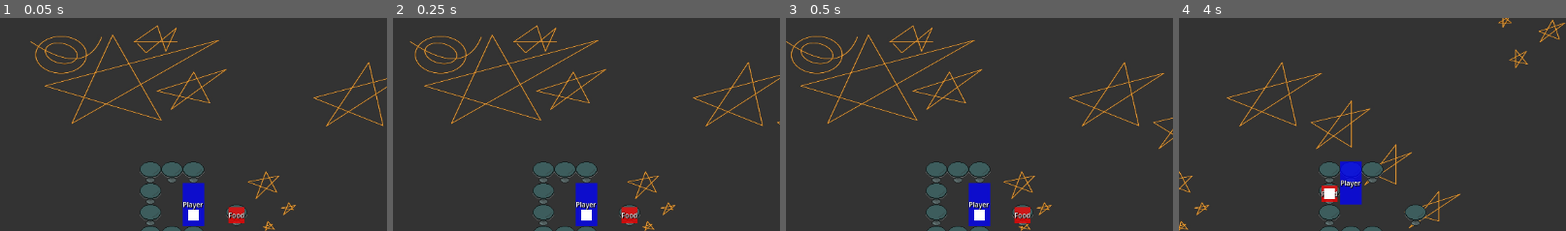
Above: before the commit, frames 1-4 (left to right).
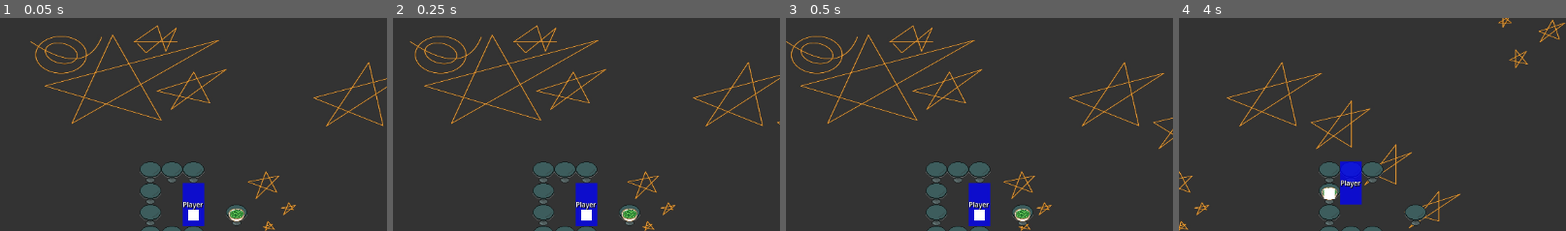
Above: after the commit, the same moments.

Repository: Alexander-Worley/Outer-Plates
Game: Godot game, scene res://Scenes/Restaurant/restaurant.tscn
Same seed, same stepped clock (60 frames per second), same inputs: the game is played once before the commit and once after it. This scene is started directly instead of the project's main scene.
Inputs:
- Up to frame 1 (0.05 s): no input
- Up to frame 2 (0.25 s): no input
- Up to frame 3 (0.5 s): no input
- Up to frame 4 (4 s): tap Enter (ui_accept) at 0.5, 0.77, 1.52, 3.02, 3.77 s; hold Right (ui_right) 0.53-1.28 s; hold Down (ui_down) 1.28-2.03 s; hold Right (ui_right) 2.03-2.78 s; hold Up (ui_up) 2.78-3.53 s; hold Left (ui_left) from 3.53 s (still down)
The pictures show only the part of the screen within x 25-75%, y 2-52%; the shares and areas given below are measured in that part.

The runs differ from the first frame. In frame 1, 0.3% of the frame differs, in the area x 58-64%, y 88-97%; in frame 2, 0.3%; in frame 3, 0.3%; in frame 4, 0.2%.

Commit message:
Added slug food spritesheet

Diff:
--- a/Scenes/Restaurant/Table/table.gd
+++ b/Scenes/Restaurant/Table/table.gd
@@ -1,7 +1,9 @@
 extends Area2D
+
+const CENTER_OF_SURFACE = Vector2(0,0)
 
 # Given a holdable, set it on the surface
 func set_holdable_on_surface(holdableInHand: Area2D):
 	add_child(holdableInHand)
 	holdableInHand.name = "holdableOnSurface"
-	$holdableOnSurface.position = Vector2(0,0)
+	$holdableOnSurface.position = CENTER_OF_SURFACE
--- a/Scenes/Restaurant/TestFood/testFood.tscn
+++ b/Scenes/Restaurant/TestFood/testFood.tscn
@@ -1,35 +1,20 @@
-[gd_scene load_steps=3 format=3 uid="uid://b1tqrv16m7ras"]
+[gd_scene load_steps=4 format=3 uid="uid://b1tqrv16m7ras"]
 
-[ext_resource type="LabelSettings" uid="uid://s0sx8xhp2m43" path="res://devTools/devLables.tres" id="1_xb5q2"]
+[ext_resource type="Texture2D" uid="uid://dfg3supyqrt5" path="res://Assets/Spritesheets/slug-food-spritesheet.png" id="1_85a6q"]
 
 [sub_resource type="RectangleShape2D" id="RectangleShape2D_m5y3i"]
 size = Vector2(32, 32)
+
+[sub_resource type="AtlasTexture" id="AtlasTexture_jg7ae"]
+atlas = ExtResource("1_85a6q")
+region = Rect2(1, 38, 30, 24)
 
 [node name="TestFood" type="Area2D" groups=["Holdables"]]
 
 [node name="CollisionShape2D" type="CollisionShape2D" parent="."]
 shape = SubResource("RectangleShape2D_m5y3i")
 
-[node name="devLabel" type="Node2D" parent="."]
-
-[node name="ColorRect" type="ColorRect" parent="devLabel"]
-custom_minimum_size = Vector2(24, 24)
-anchors_preset = 15
-anchor_right = 1.0
-anchor_bottom = 1.0
-grow_horizontal = 2
-grow_vertical = 2
-color = Color(1, 0, 0, 0.74902)
-
-[node name="Food" type="Label" parent="devLabel"]
-custom_minimum_size = Vector2(24, 24)
-anchors_preset = 15
-anchor_right = 1.0
-anchor_bottom = 1.0
-grow_horizontal = 2
-grow_vertical = 2
-text = "Food"
-label_settings = ExtResource("1_xb5q2")
-horizontal_alignment = 1
-vertical_alignment = 1
-autowrap_mode = 3
+[node name="Sprite2D" type="Sprite2D" parent="."]
+position = Vector2(0, 1.19209e-07)
+scale = Vector2(0.8, 0.8)
+texture = SubResource("AtlasTexture_jg7ae")
Binary file added: Assets/Spritesheets/slug-food-spritesheet.png
Not shown, added: Assets/Spritesheets/slug-food-spritesheet.png.import
